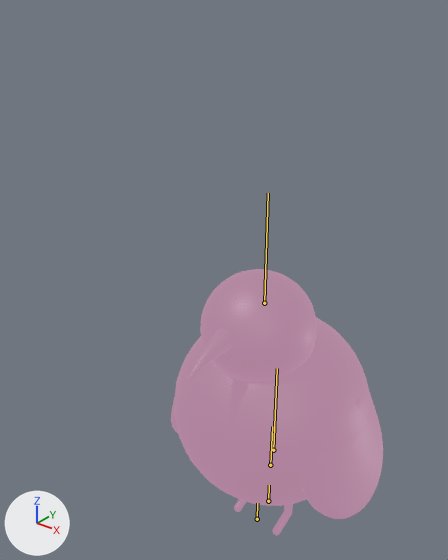
A saved change to the FBX model Assets/Art/Models/Birb.fbx.
Both versions are drawn from a 50 mm camera at (0.609, -0.926, 1.154) aimed at (-0.04, -0.114, 0.65). Every picture has the same lights, and +X, +Y and +Z are marked at lower left. The bones that bend it are drawn over the model as lines.

Objects in the first picture: 'Birb'.
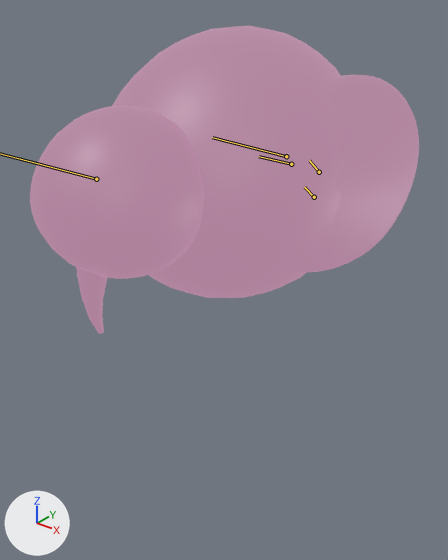
The newer file adds an action. The first version stands in its rest pose; the second is drawn at frame 24 of the action 'fightIdle'.

The edits, one by one:
Bone 'ROOT' (bone_root) moves from (0.0, 0.0, 0.0) to (0.0, 68.6, 0.0).
Bone 'ROOT' (bone_root) turns from (0, 0, 0) to (71, 0, 0) degrees about its own x, y and z.
Bone 'Head' (bone_head) moves from (0.0, 0.0, 0.0) to (0.0, 3.3, 2.9).
Bone 'Head' (bone_head) turns from (0, 0, 0) to (-5, 0, 0) degrees about its own x, y and z.
Bone 'Legs' (bone_legs) moves from (0.0, 0.0, 0.0) to (0.0, 1.5, 0.0).
Bone 'Feet' (bone_feet) turns from (0, 0, 0) to (-19, 0, 0) degrees about its own x, y and z.

Location of each change, [x1, y1, x2, y2] in pixels of the pictures (448 x 560 px):
'Birb', posed (83% wider, 16% taller): before [171, 269, 383, 536]; after [30, 25, 419, 334]
bone 'ROOT', root to tip: before (273, 450) to (277, 368); after (286, 156) to (212, 137)
bone 'Legs', root to tip: before (270, 465) to (272, 426); after (291, 164) to (259, 156)
bone 'Feet', root to tip: before (268, 501) to (269, 485); after (319, 172) to (309, 160)
